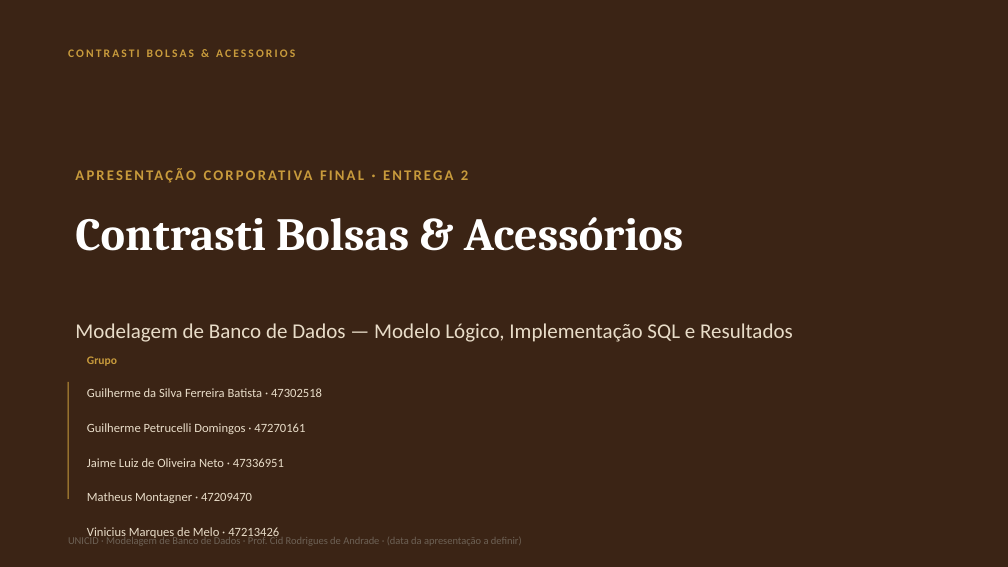
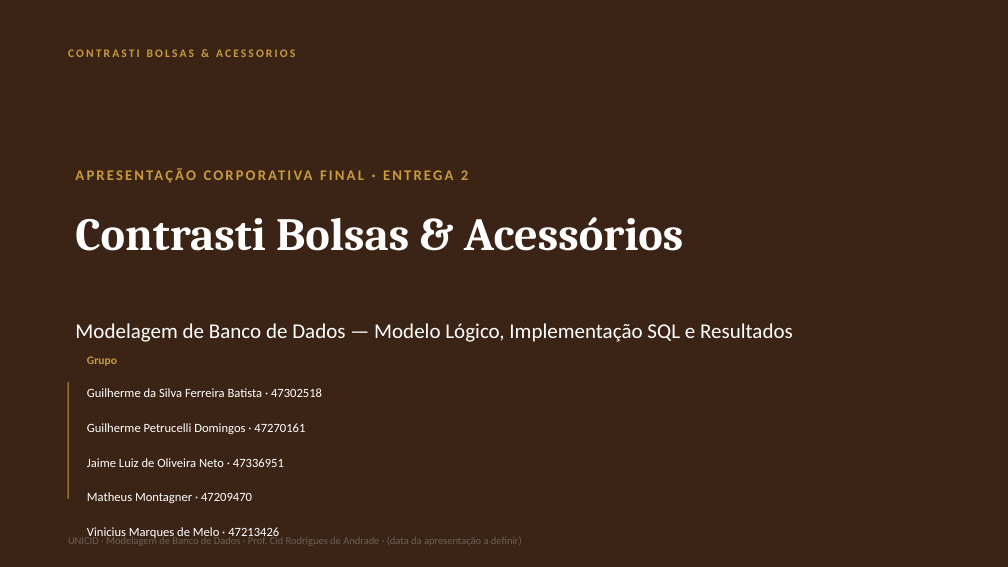
Before and after one commit to matheusmontagner8/Modelagem-de-Dados, a slide deck: slide 1 of Entrega2/apresentacao.pptx. Drawn at 1008x567 pixels with LibreOffice and Linux fonts; fonts in the diff are those of the drawing. Boxes give left, top, right and bottom in pixels: in the first picture for what was removed or moved away, otherwise in the second. Text is boxed around its words. In the diff, an @@ line names an element or a change of style, - is before the commit and + after.

```diff
--- a/Entrega2/apresentacao.pptx
+++ b/Entrega2/apresentacao.pptx
@@ text "Modelagem de Banco de Dados ..." at (75, 323, 793, 342): text colour #E8DCC8 to #FFFFFF @@
@@ text at (87, 388, 322, 540): text colour #E8DCC8 to #FFFFFF @@
```
Also in this commit, not shown: 1 other slide changed.
